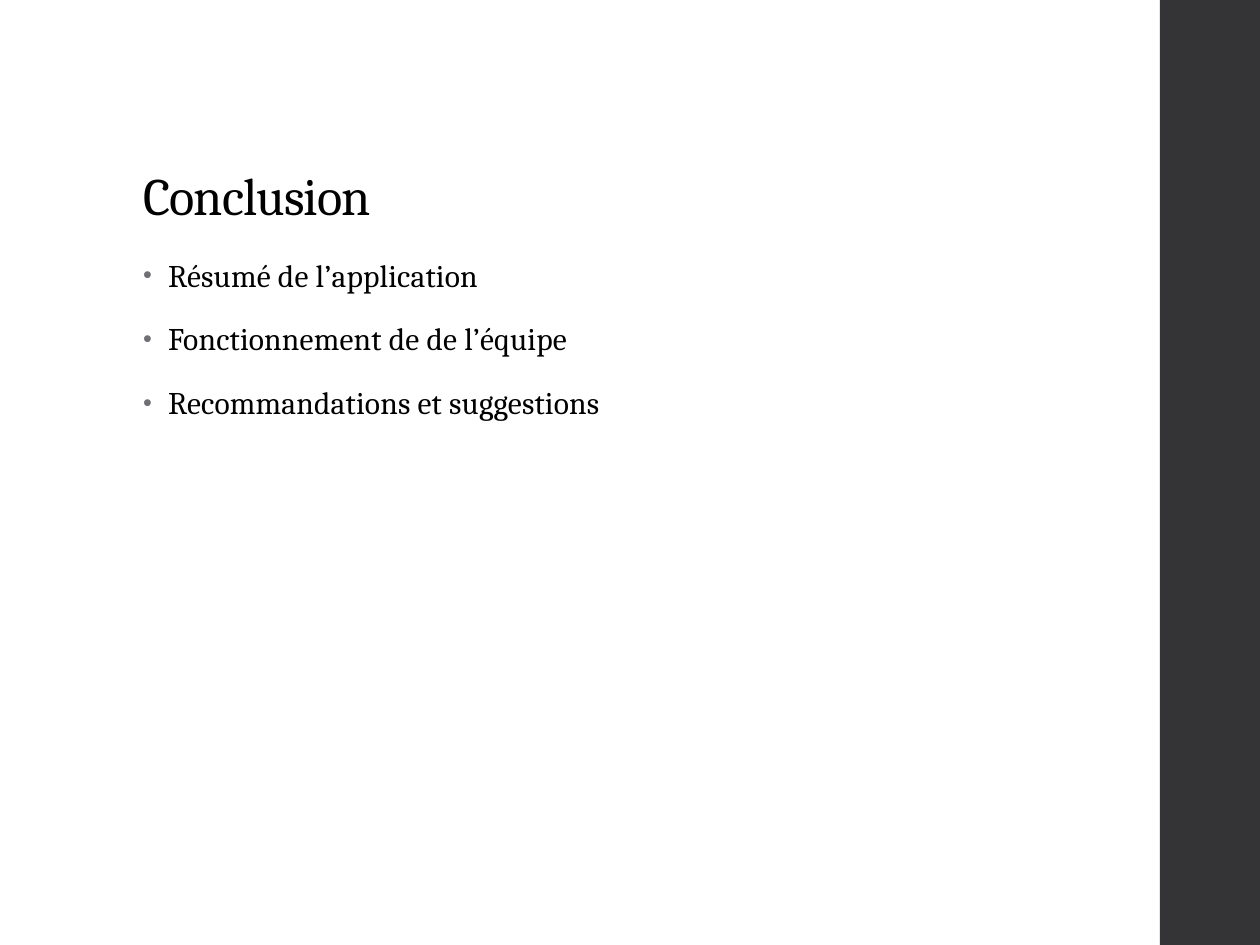
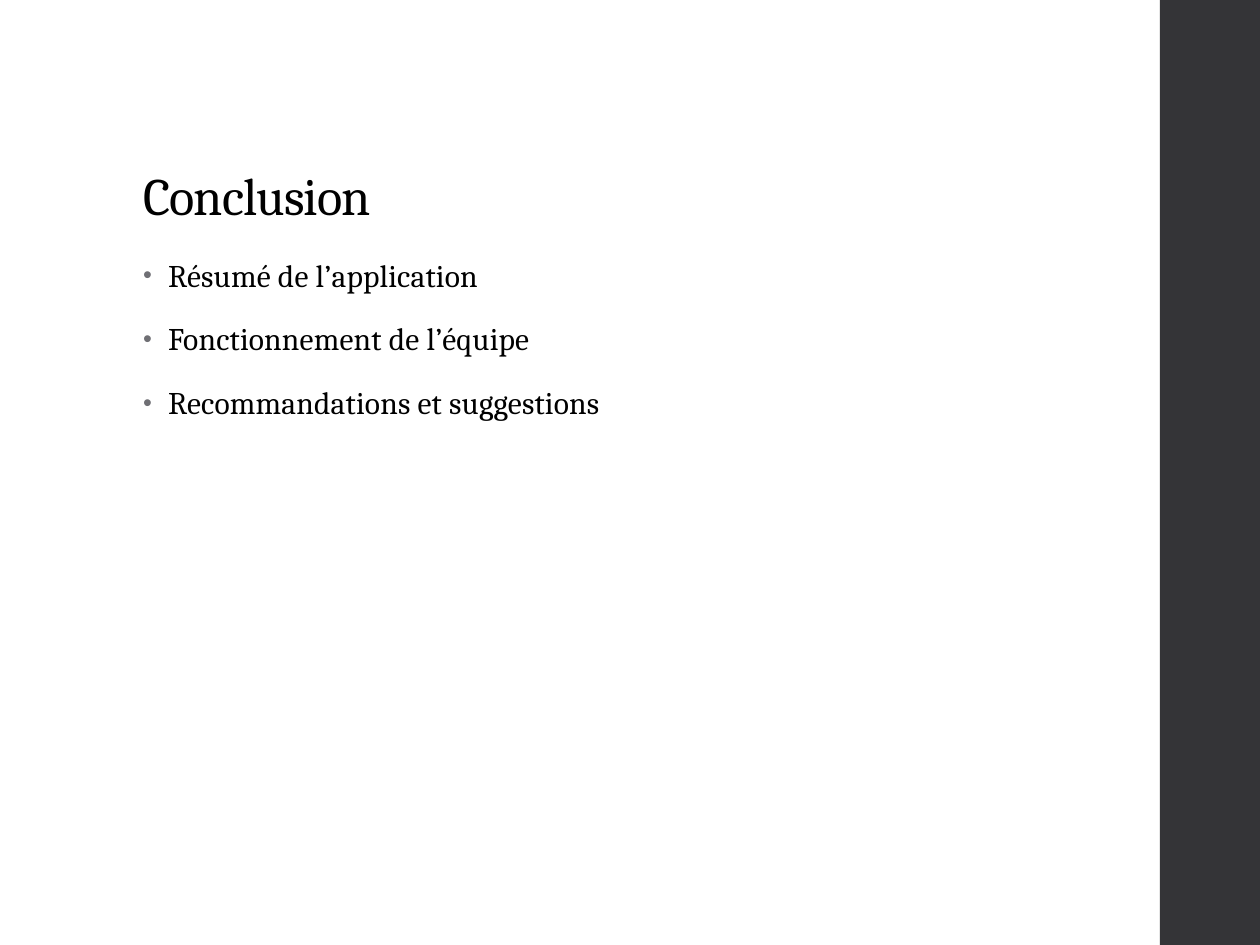
Before and after one commit to qwertyuu/Projet_fin_etudes_2016-2017, a slide deck: slide 20 of Gestion de projet/Présentations/PowerPoint.pptx (slide 21 before the commit). Drawn at 1260x945 pixels with LibreOffice and Linux fonts; fonts in the diff are those of the drawing. Boxes give left, top, right and bottom in pixels: in the first picture for what was removed or moved away, otherwise in the second. Text is boxed around its words. In the diff, an @@ line names an element or a change of style, - is before the commit and + after.

```diff
--- a/Gestion de projet/Présentations/PowerPoint.pptx
+++ b/Gestion de projet/Présentations/PowerPoint.pptx
@@ text at [168, 328, 530, 357]: text changed @@
-• Fonctionnement de de l’équipe
+• Fonctionnement de l’équipe
```
Also in this commit, not shown: 3 other slides changed, 1 slide added, 2 slides removed.
